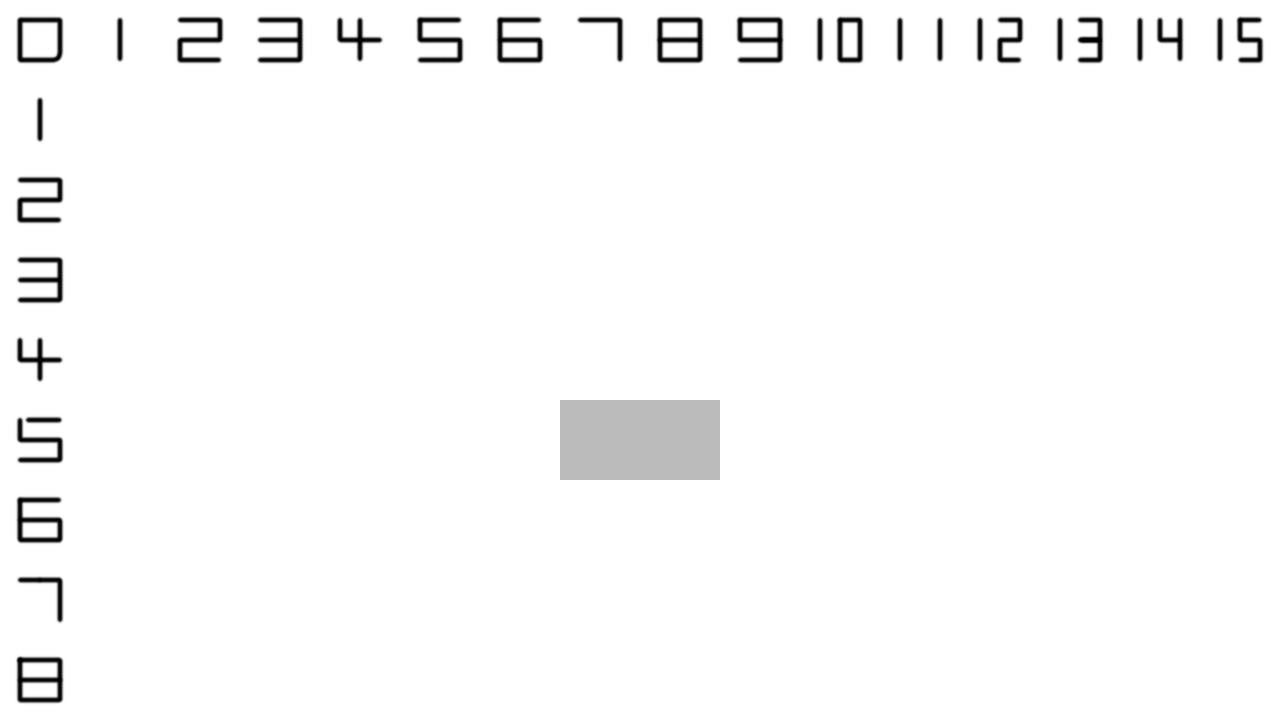
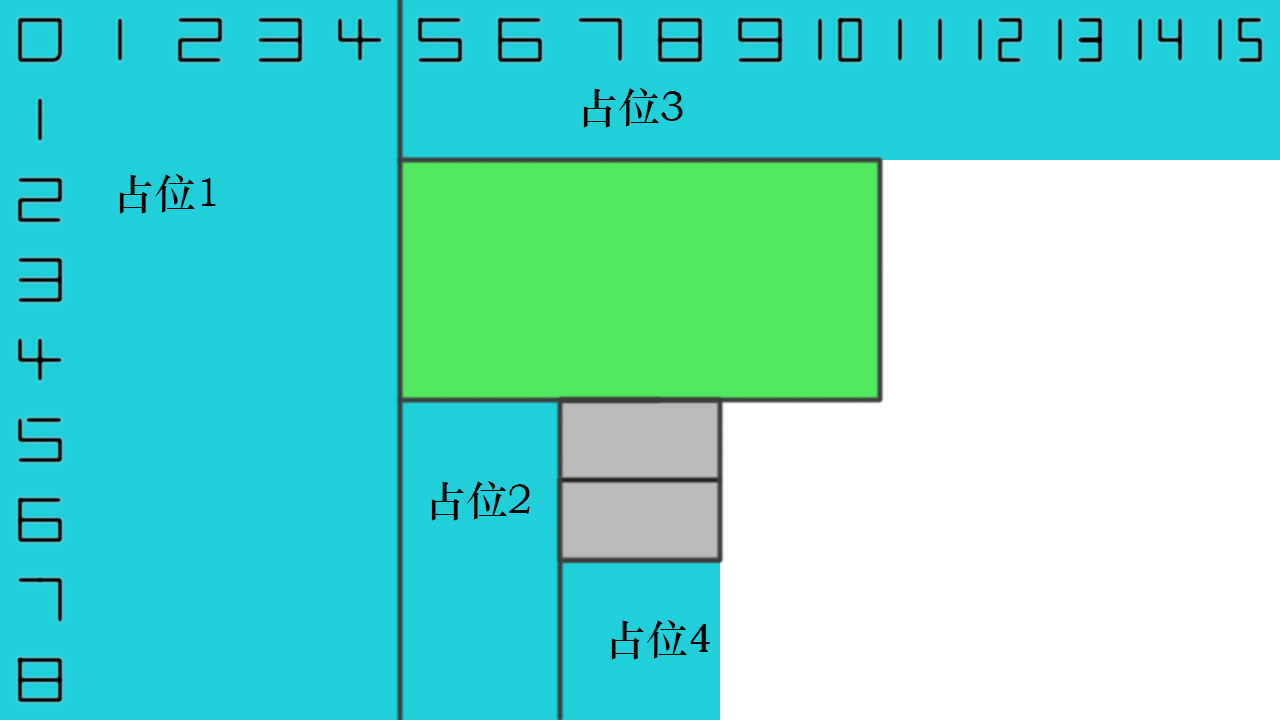
Comparing the layer stacks of the two 1280 × 720 images. Changes:
added layer "占位4" above "占位3" over [611, 620, 710, 660]
added layer "占位3" above "占位2" over [583, 88, 683, 128]
added layer "占位2" above "占位1" over [431, 481, 530, 521]
added layer "占位1" above "背景" over [119, 174, 216, 214]
added layer "背景" over [0, 0, 1280, 720]
